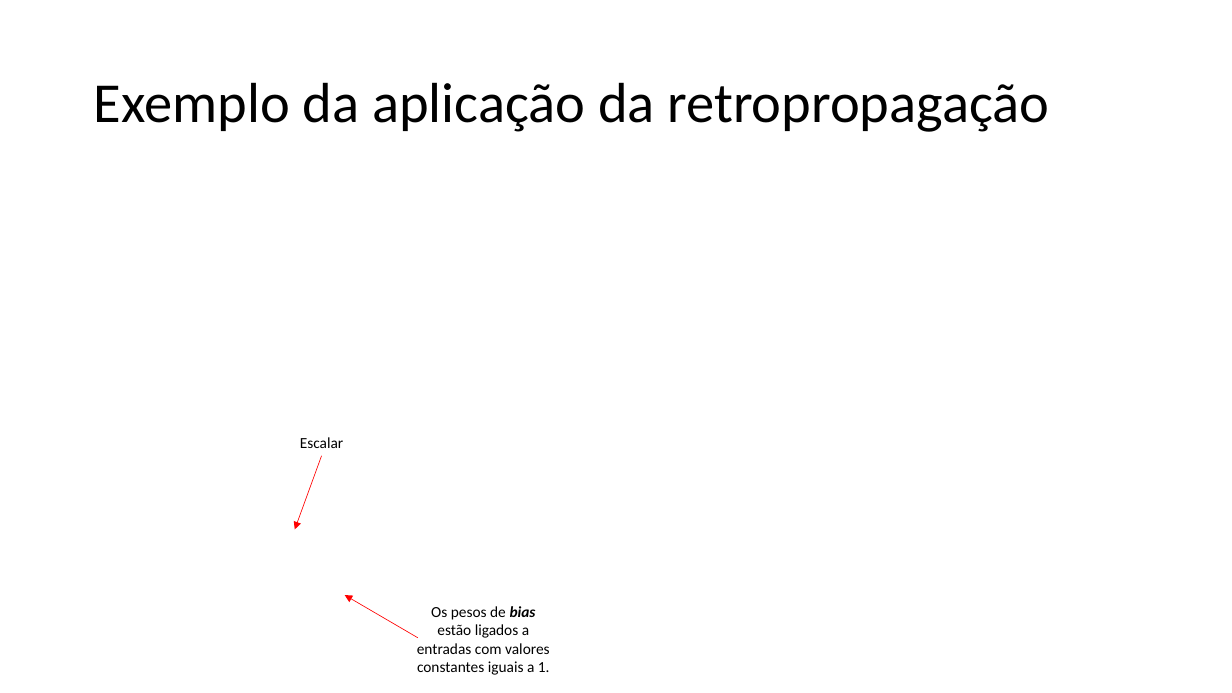
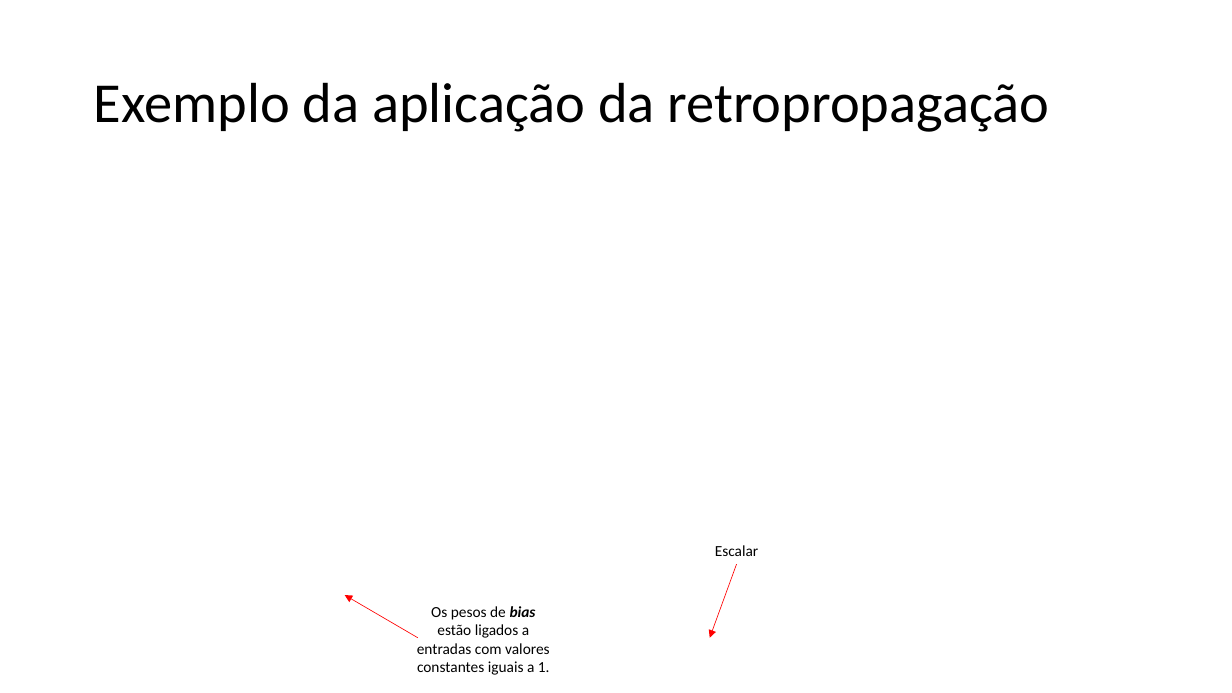
Before and after one commit to zz4fap/c24_inteligencia_artificial, a slide deck: slide 35 of slides/C24_MLP.pptx. Drawn at 1232x693 pixels with LibreOffice and Linux fonts; fonts in the diff are those of the drawing; grey boxes stand for pictures. Boxes give left, top, right and bottom in pixels: in the first picture for what was removed or moved away, otherwise in the second. Text is boxed around its words. In the diff, an @@ line names an element or a change of style, - is before the commit and + after.

Commit message:
new slides

```diff
--- a/slides/C24_MLP.pptx
+++ b/slides/C24_MLP.pptx
@@ text "Escalar": place and size @@
-text "Escalar" at <box>300,437,343,448</box>
+text "Escalar" at <box>715,545,758,556</box>
@@ arrow moved from (322, 456) - (295, 530) to (737, 565) - (710, 638) @@
```
